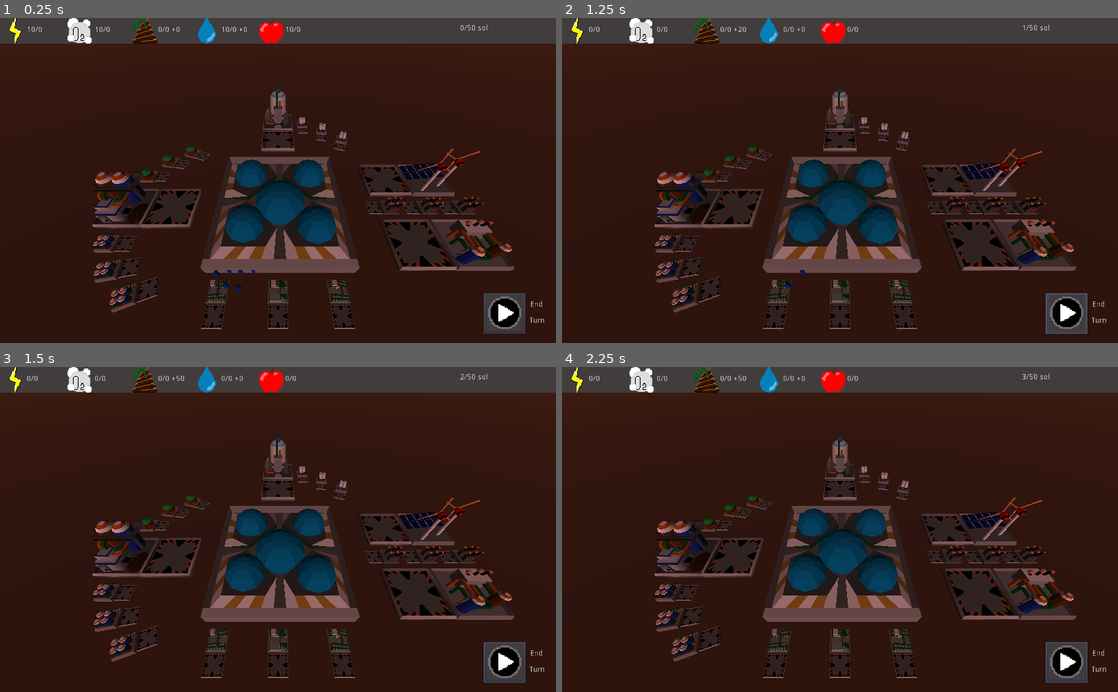
Above: before the commit, frames 1-4 (two rows, left to right).
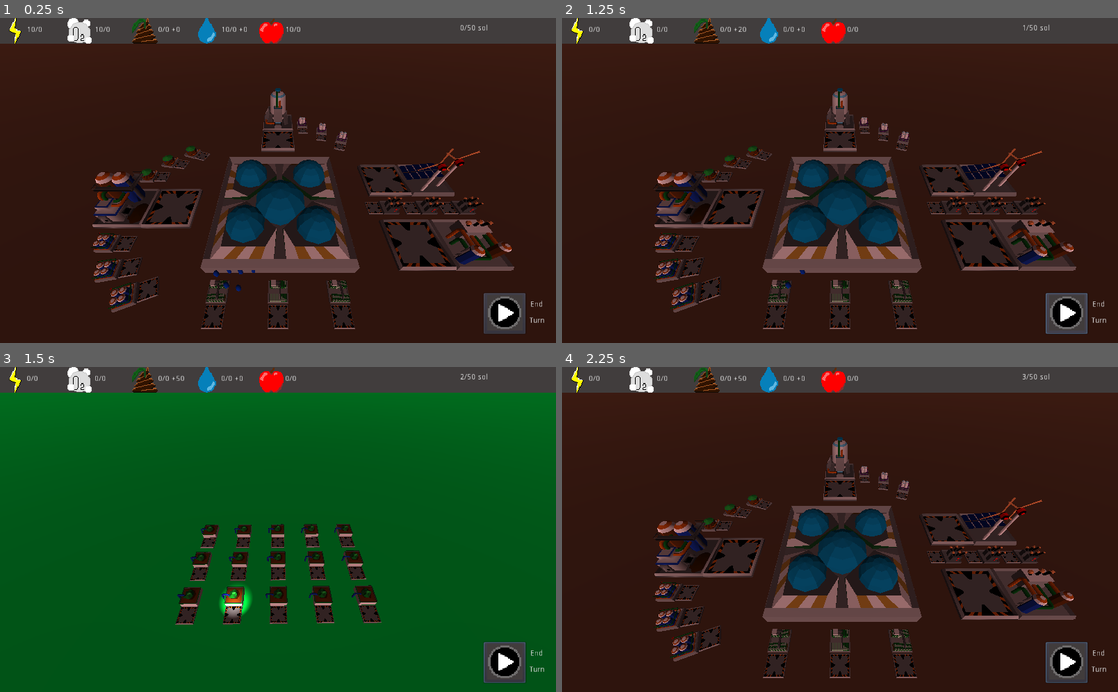
Above: after the commit, the same moments.

Repository: AngryCyboot/LD52
Game: Godot game, scene res://Scènes/Scene principale.tscn
Same seed, same stepped clock (60 frames per second), same inputs: the game is played once before the commit and once after it.
Inputs (mouse positions are in pixels of both pictures, inside the frame that each line leads up to):
- Up to frame 1 (0.25 s): no input
- Up to frame 2 (1.25 s): click (1067, 313) at 0.5 s
- Up to frame 3 (1.5 s): tap Enter at 1.25 s; move the mouse to (400, 513) at 1.27 s; hold D from 1.28 s (still down); tap Tab at 1.35 s; click (400, 513) at 1.42 s
- Up to frame 4 (2.25 s): tap Space at 2 s; move the mouse to (728, 545) at 2.02 s; release D at 2.03 s; hold A from 2.03 s (still down); tap Tab at 2.1 s

Frames 1-2 are identical in both runs. In frame 3, 90% of the frame differs, in the area x 0-100%, y 7-100%; in frame 4, nothing differs.
Error before the commit: Invalid get index 'visible' (on base: 'null instance'). (res://scripts/Camera.gd:19)

Commit message:
Add the beautiful plant and farm

Diff:
--- a/GodotFiles/Scènes/Base.tscn
+++ b/GodotFiles/Scènes/Base.tscn
@@ -17,7 +17,7 @@
 size = Vector2( 500, 500 )
 
 [sub_resource type="BoxShape" id=2]
-extents = Vector3( 50, 50, 0.1 )
+extents = Vector3( 500, 500, 0.01 )
 
 [node name="Base" instance=ExtResource( 1 )]
 
--- a/GodotFiles/Scènes/Building/Storage.tscn
+++ b/GodotFiles/Scènes/Building/Storage.tscn
@@ -9,5 +9,10 @@
 transform = Transform( 1, 0, 0, 0, 1, 0, 0, 0, 1, -2, 0, 0 )
 mesh = ExtResource( 2 )
 
+[node name="SpotLight" parent="." index="1"]
+transform = Transform( -1.55067e-09, 0.926968, -0.37514, 4.36839e-08, 0.37514, 0.926968, 1, -1.49502e-08, -4.10753e-08, -2.96962, 6.15104, 0.0721474 )
+spot_range = 8.30943
+spot_angle = 16.6521
+
 [node name="Area" parent="." index="2"]
 transform = Transform( 1, 0, 0, 0, 1, 0, 0, 0, 1, -2, 0.5, 0 )
--- a/GodotFiles/Scènes/Champ.tscn
+++ b/GodotFiles/Scènes/Champ.tscn
@@ -1,10 +1,11 @@
-[gd_scene load_steps=4 format=2]
+[gd_scene load_steps=5 format=2]
 
 [ext_resource path="res://Scènes/VueGenerique.tscn" type="PackedScene" id=1]
 [ext_resource path="res://materials et shaders/Batiment/Active.tres" type="Material" id=2]
+[ext_resource path="res://Scènes/HydroponicFarm.tscn" type="PackedScene" id=3]
 
 [sub_resource type="QuadMesh" id=1]
-size = Vector2( 10, 10 )
+size = Vector2( 250, 250 )
 
 [node name="Champ" instance=ExtResource( 1 )]
 
@@ -14,7 +15,58 @@
 [node name="Batiment" parent="." index="1"]
 visible = false
 
+[node name="Emplacement" parent="Batiment" index="3"]
+visible = false
+
 [node name="Plantes" type="MeshInstance" parent="." index="2"]
 transform = Transform( 1, 0, 0, 0, -4.37114e-08, 1, 0, -1, -4.37114e-08, 0, 0, 0 )
 mesh = SubResource( 1 )
 material/0 = ExtResource( 2 )
+
+[node name="HydroponicFarm" parent="." index="3" instance=ExtResource( 3 )]
+transform = Transform( -0.00888364, 0, 0.999961, 0, 1, 0, -0.999961, 0, -0.00888364, 0, 0, 13.4596 )
+
+[node name="HydroponicFarm8" parent="." index="4" instance=ExtResource( 3 )]
+transform = Transform( -0.00888364, 0, 0.999961, 0, 1, 0, -0.999961, 0, -0.00888364, -0.0444183, 0, 8.4598 )
+
+[node name="HydroponicFarm3" parent="." index="5" instance=ExtResource( 3 )]
+transform = Transform( -0.00888364, 0, 0.999961, 0, 1, 0, -0.999961, 0, -0.00888364, -4.9998, 0, 13.504 )
+
+[node name="HydroponicFarm9" parent="." index="6" instance=ExtResource( 3 )]
+transform = Transform( -0.00888364, 0, 0.999961, 0, 1, 0, -0.999961, 0, -0.00888364, -5.04422, 0, 8.50422 )
+
+[node name="HydroponicFarm4" parent="." index="7" instance=ExtResource( 3 )]
+transform = Transform( -0.00888364, 0, 0.999961, 0, 1, 0, -0.999961, 0, -0.00888364, -9.99961, 0, 13.5484 )
+
+[node name="HydroponicFarm10" parent="." index="8" instance=ExtResource( 3 )]
+transform = Transform( -0.00888364, 0, 0.999961, 0, 1, 0, -0.999961, 0, -0.00888364, -10.044, 0, 8.54864 )
+
+[node name="HydroponicFarm2" parent="." index="9" instance=ExtResource( 3 )]
+transform = Transform( -0.00888364, 0, 0.999961, 0, 1, 0, -0.999961, 0, -0.00888364, 4.9998, 0, 13.4152 )
+
+[node name="HydroponicFarm7" parent="." index="10" instance=ExtResource( 3 )]
+transform = Transform( -0.00888364, 0, 0.999961, 0, 1, 0, -0.999961, 0, -0.00888364, 4.95538, 0, 8.41538 )
+
+[node name="HydroponicFarm5" parent="." index="11" instance=ExtResource( 3 )]
+transform = Transform( -0.00888364, 0, 0.999961, 0, 1, 0, -0.999961, 0, -0.00888364, 9.99961, 0, 13.3708 )
+
+[node name="HydroponicFarm12" parent="." index="12" instance=ExtResource( 3 )]
+transform = Transform( -0.00888364, 0, 0.999961, 0, 1, 0, -0.999961, 0, -0.00888364, 0.0444183, 0, 18.4594 )
+
+[node name="HydroponicFarm13" parent="." index="13" instance=ExtResource( 3 )]
+transform = Transform( -0.00888364, 0, 0.999961, 0, 1, 0, -0.999961, 0, -0.00888364, -4.95538, 0, 18.5038 )
+
+[node name="HydroponicFarm14" parent="." index="14" instance=ExtResource( 3 )]
+transform = Transform( -0.00888364, 0, 0.999961, 0, 1, 0, -0.999961, 0, -0.00888364, -9.95519, 0, 18.5482 )
+
+[node name="HydroponicFarm15" parent="." index="15" instance=ExtResource( 3 )]
+transform = Transform( -0.00888364, 0, 0.999961, 0, 1, 0, -0.999961, 0, -0.00888364, 5.04422, 0, 18.415 )
+
+[node name="HydroponicFarm16" parent="." index="16" instance=ExtResource( 3 )]
+transform = Transform( -0.00888364, 0, 0.999961, 0, 1, 0, -0.999961, 0, -0.00888364, 10.044, 0, 18.3706 )
+
+[node name="HydroponicFarm11" parent="." index="17" instance=ExtResource( 3 )]
+transform = Transform( -0.00888364, 0, 0.999961, 0, 1, 0, -0.999961, 0, -0.00888364, 9.99961, 0, 13.3708 )
+
+[node name="HydroponicFarm6" parent="." index="18" instance=ExtResource( 3 )]
+transform = Transform( -0.00888364, 0, 0.999961, 0, 1, 0, -0.999961, 0, -0.00888364, 9.95519, 0, 8.37096 )
--- /dev/null
+++ b/GodotFiles/Scènes/HydroponicFarm.tscn
@@ -0,0 +1,10 @@
+[gd_scene load_steps=4 format=2]
+
+[ext_resource path="res://Scènes/Building/Storage.tscn" type="PackedScene" id=1]
+[ext_resource path="res://models/HydroponicFarm.obj" type="ArrayMesh" id=2]
+[ext_resource path="res://Scènes/Plant.tscn" type="PackedScene" id=3]
+
+[node name="HydroponicFarm" instance=ExtResource( 1 )]
+mesh = ExtResource( 2 )
+
+[node name="Plant" parent="." index="0" instance=ExtResource( 3 )]
--- /dev/null
+++ b/GodotFiles/Scènes/Plant.tscn
@@ -0,0 +1,8 @@
+[gd_scene load_steps=3 format=2]
+
+[ext_resource path="res://models/Plant.obj" type="ArrayMesh" id=1]
+[ext_resource path="res://materials et shaders/LowPolyMat.tres" type="Material" id=2]
+
+[node name="Plant" type="MeshInstance"]
+mesh = ExtResource( 1 )
+material/0 = ExtResource( 2 )
--- a/GodotFiles/scripts/Camera.gd
+++ b/GodotFiles/scripts/Camera.gd
@@ -16,12 +16,12 @@
 func _input(event):
 	if event is InputEventKey and event.pressed:
 		if event.scancode == KEY_TAB:
-			if $Champ.visible:
-				$Champ.visible = false
-				$Base.visible = true
+			if $"../Champ".visible:
+				$"../Champ".visible = false
+				$"../Base".visible = true
 			else:
-				$Champ.visible = true
-				$Base.visible = false
+				$"../Champ".visible = true
+				$"../Base".visible = false
 	if event is InputEventMouseButton :
 		mousePressed = event.is_pressed()
 	pass
Not shown, added: GodotFiles/models/DyingPlant.obj
Not shown, added: GodotFiles/models/DyingPlant.obj.import
Not shown, added: GodotFiles/models/HydroponicFarm.obj
Not shown, added: GodotFiles/models/HydroponicFarm.obj.import
Not shown, added: GodotFiles/models/LargePlant.obj
Not shown, added: GodotFiles/models/LargePlant.obj.import
Not shown, added: GodotFiles/models/LargestPlant.obj
Not shown, added: GodotFiles/models/LargestPlant.obj.import
Not shown, added: GodotFiles/models/Plant.obj
Not shown, added: GodotFiles/models/Plant.obj.import
Not shown, added: GodotFiles/models/SmallPlant.obj
Not shown, added: GodotFiles/models/SmallPlant.obj.import
(and 11 more such lines)
